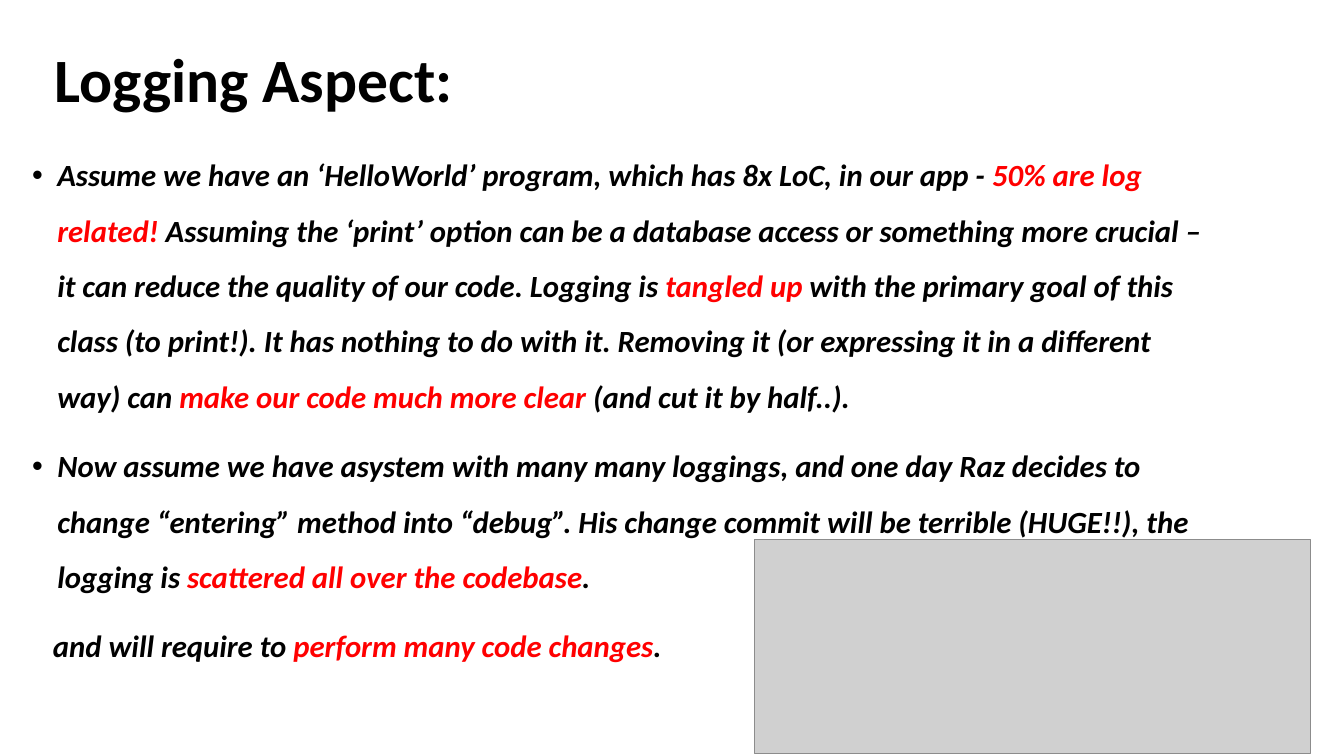
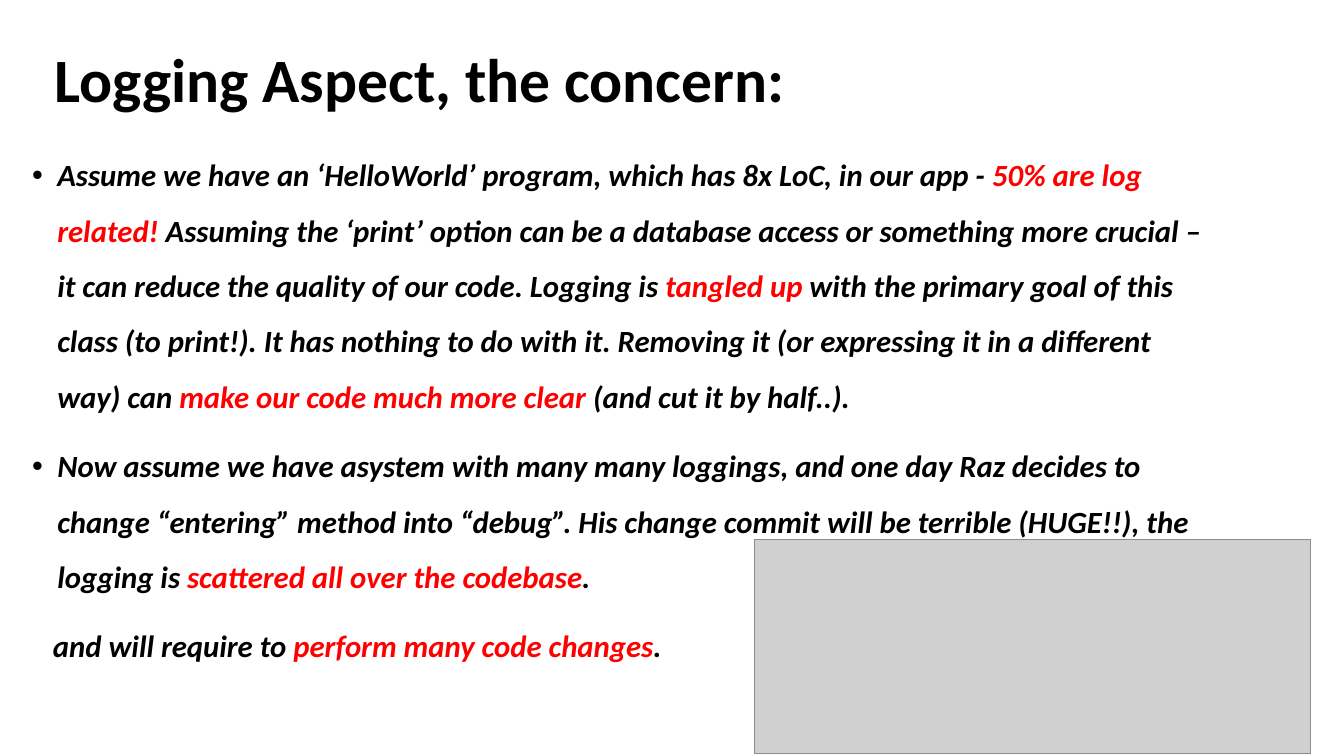
Before and after one commit to akotek/AOP, a slide deck: slide 10 of src/Final Project Presentation.pptx (slide 9 before the commit). Drawn at 1344x756 pixels with LibreOffice and Linux fonts; fonts in the diff are those of the drawing; grey boxes stand for pictures. Boxes give left, top, right and bottom in pixels: in the first picture for what was removed or moved away, otherwise in the second. Text is boxed around its words. In the diff, an @@ line names an element or a change of style, - is before the commit and + after.

Commit message:
ExceptionHandlerAspect impl, add logging to ExceptionTranslationAspect

```diff
--- a/src/Final Project Presentation.pptx
+++ b/src/Final Project Presentation.pptx
@@ title at (54, 58, 784, 113): text changed @@
-Logging Aspect:
+Logging Aspect, the concern:
```
Also in this commit, not shown: 10 other slides changed, 3 slides added, 4 other files.
